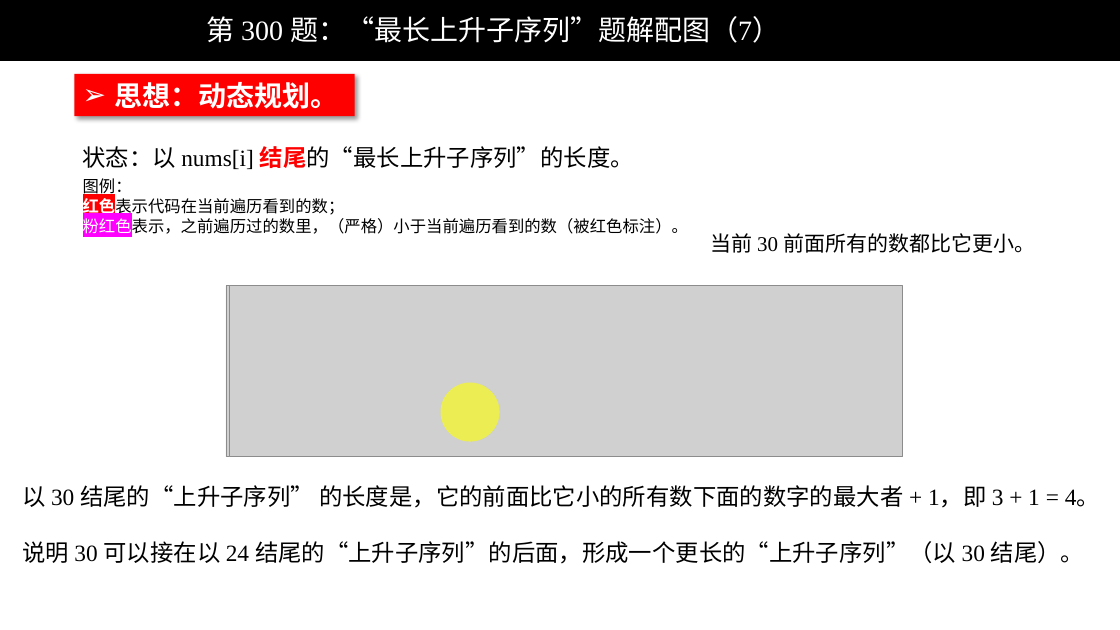
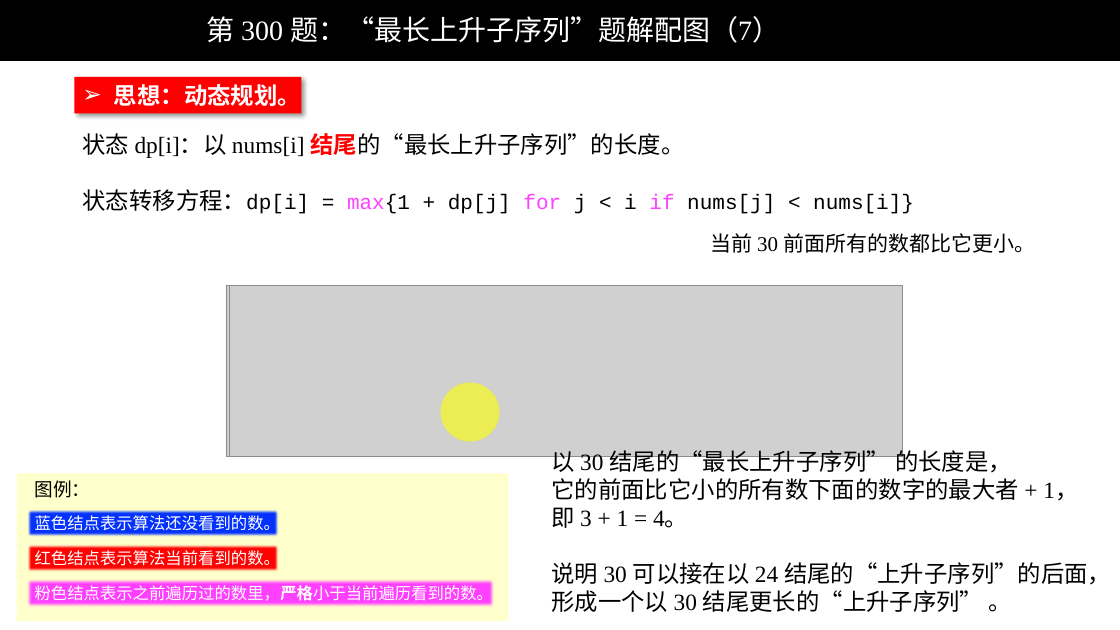
Before and after one commit to liweiwei1419/LeetCode-Solution-PPT, a slide deck: slide 7 of 0201-0300/LeetCode 第 300 题：“最长上升子序列”题解配图（动态规划）.pptx. Drawn at 1120x630 pixels with LibreOffice and Linux fonts; fonts in the diff are those of the drawing; grey boxes stand for pictures; background and template pictures are left out. Boxes give left, top, right and bottom in pixels: in the first picture for what was removed or moved away, otherwise in the second. Text is boxed around its words. In the diff, an @@ line names an element or a change of style, - is before the commit and + after.

```diff
--- a/0201-0300/LeetCode 第 300 题：“最长上升子序列”题解配图（动态规划）.pptx
+++ b/0201-0300/LeetCode 第 300 题：“最长上升子序列”题解配图（动态规划）.pptx
@@ rectangle "思想：动态规划。": place and size @@
-rectangle "思想：动态规划。" at [74,74,355,116]
+rectangle "思想：动态规划。" at [74,76,301,113]
@@ rectangle "思想：动态规划。" at [74,76,301,113]: size 24 to 20 pt @@
@@ text at [83,133,914,214]: text changed; size 20 to 18 pt; font Times New Roman to Courier New @@
-状态：以 nums[i] 结尾的“最长上升子序列”的长度。
+状态 dp[i]：以 nums[i] 结尾的“最长上升子序列”的长度。
+状态转移方程：dp[i] = max{1 + dp[j] for j < i if nums[j] < nums[i]}
@@ text removed at [83,178,688,237] @@
-图例：
-红色表示代码在当前遍历看到的数；
-粉红色表示，之前遍历过的数里，（严格）小于当前遍历看到的数（被红色标注）。
@@ text at [552,446,1111,612]: text changed @@
-以 30 结尾的“上升子序列” 的长度是，它的前面比它小的所有数下面的数字的最大者 + 1，即 3 + 1 = 4。
-说明 30 可以接在以 24 结尾的“上升子序列”的后面，形成一个更长的“上升子序列”（以 30 结尾）。
+以 30 结尾的“最长上升子序列” 的长度是，
+它的前面比它小的所有数下面的数字的最大者 + 1，
+即 3 + 1 = 4。
+说明 30 可以接在以 24 结尾的“上升子序列”的后面，
+形成一个以 30 结尾更长的“上升子序列” 。
@@ group added at [17,474,508,621]: 4 rectangles, 1 text @@
+蓝色结点表示算法还没看到的数。
+红色结点表示算法当前看到的数。
+粉色结点表示之前遍历过的数里，严格小于当前遍历看到的数。
+图例：
```
Also in this commit, not shown: 8 other slides changed, 2 other files.
